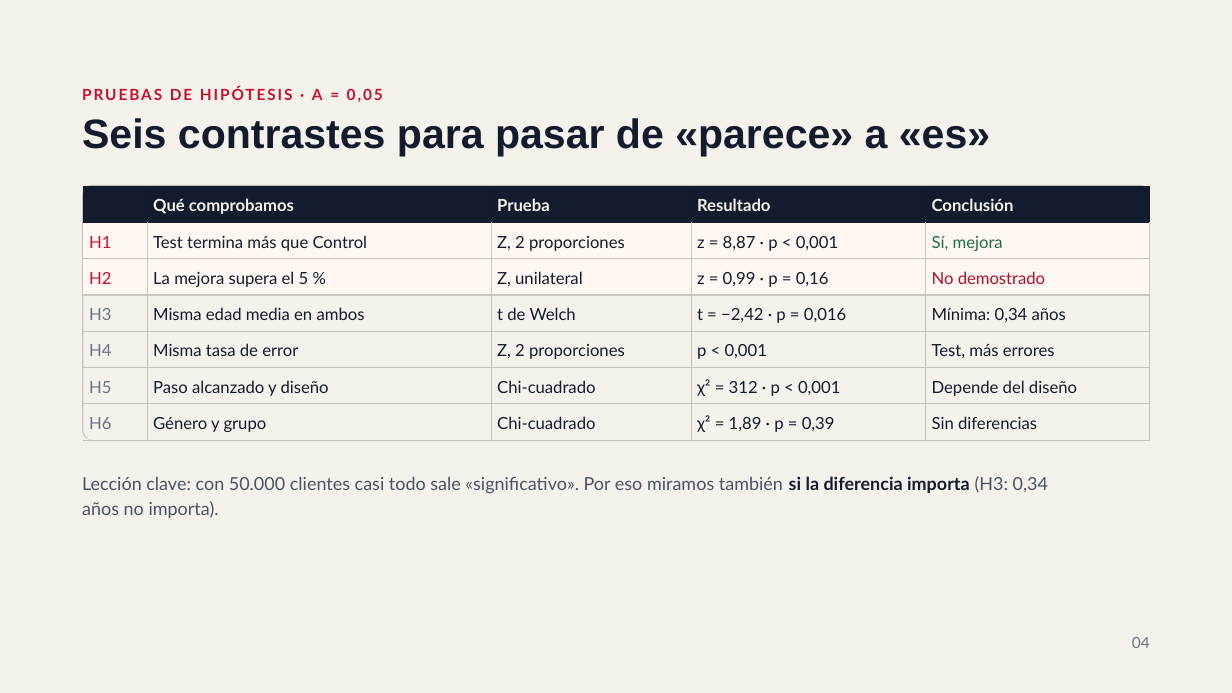
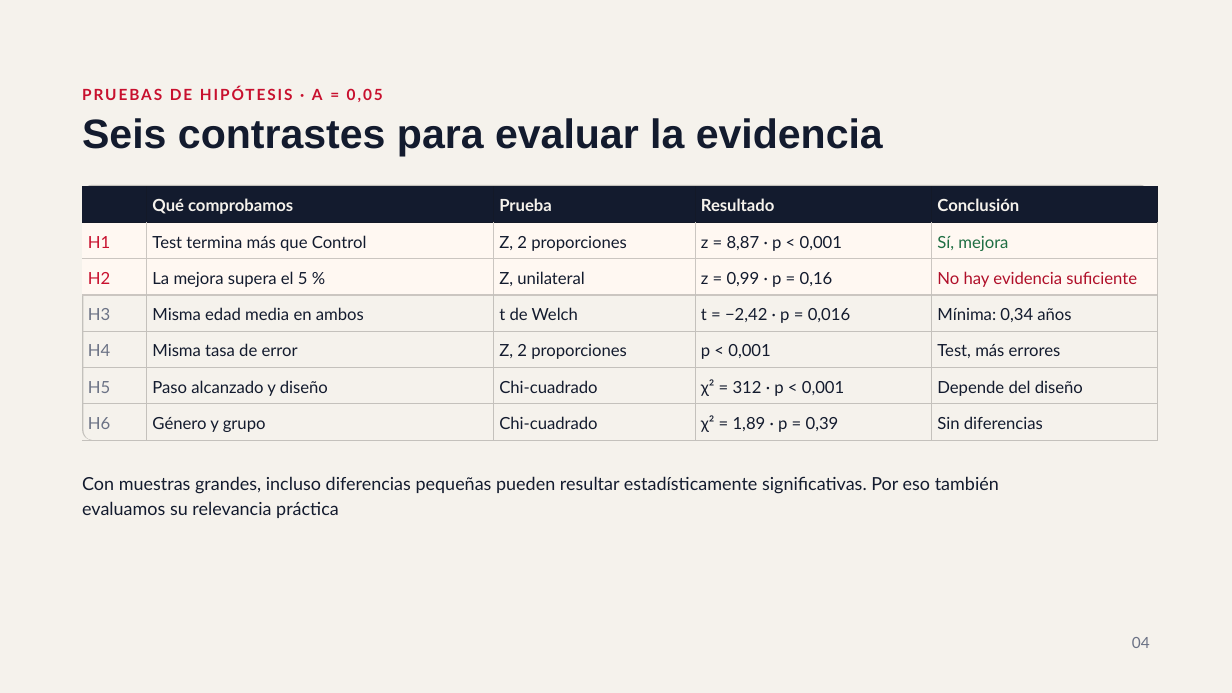
Before and after one commit to beafernandez22/Project_Vanguard_ab_Test, a slide deck: slide 4 of outputs/Vanguard_Presentación.pptx. Drawn at 1232x693 pixels with LibreOffice and Linux fonts; fonts in the diff are those of the drawing. Boxes give left, top, right and bottom in pixels: in the first picture for what was removed or moved away, otherwise in the second. Text is boxed around its words. In the diff, an @@ line names an element or a change of style, - is before the commit and + after.

```diff
--- a/outputs/Vanguard_Presentación.pptx
+++ b/outputs/Vanguard_Presentación.pptx
@@ title at <box>82,118,883,156</box>: text changed @@
-Seis contrastes para pasar de «parece» a «es»
+Seis contrastes para evaluar la evidencia
@@ table at <box>82,186,1157,440</box> @@
-row 3, column 5: No demostrado
+row 3, column 5: No hay evidencia suficiente
@@ table: place and size @@
-table at <box>83,186,1149,440</box>
+table at <box>82,186,1157,440</box>
@@ text at <box>82,476,999,518</box>: text changed; text colour #4A5266 to #131B2E @@
-Lección clave: con 50.000 clientes casi todo sale «significativo». Por eso miramos también si la diferencia importa (H3: 0,34 años no importa).
+Con muestras grandes, incluso diferencias pequeñas pueden resultar estadísticamente significativas. Por eso también evaluamos su relevancia práctica
```
Also in this commit, not shown: 2 other slides changed, 1 other file.
